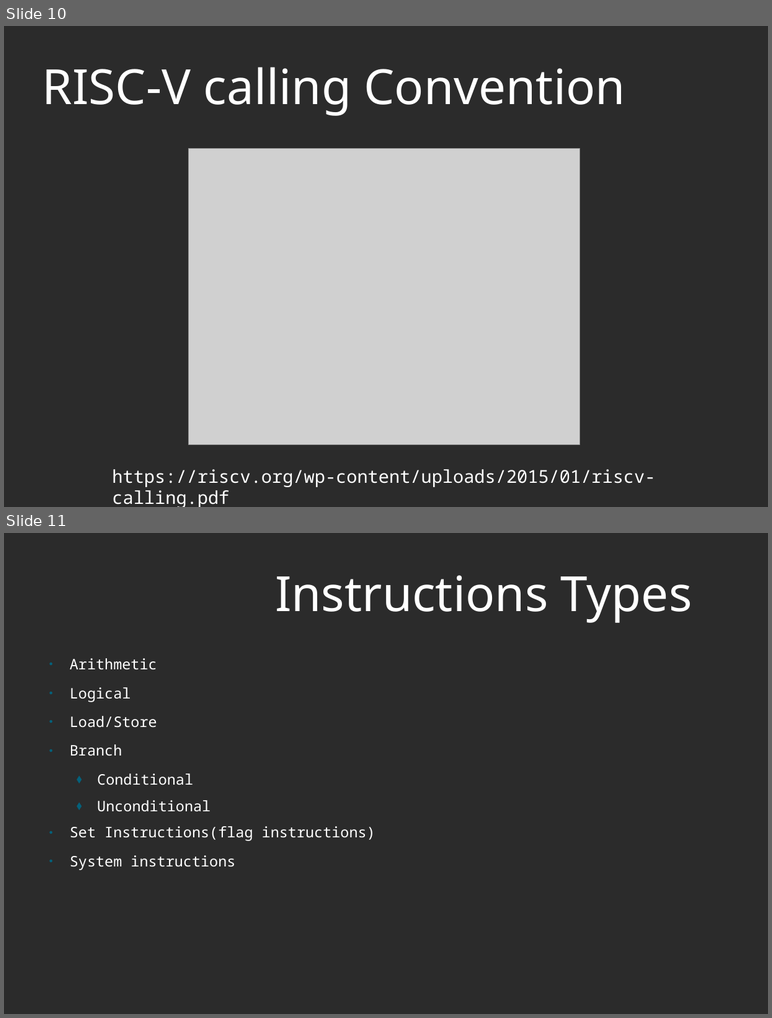
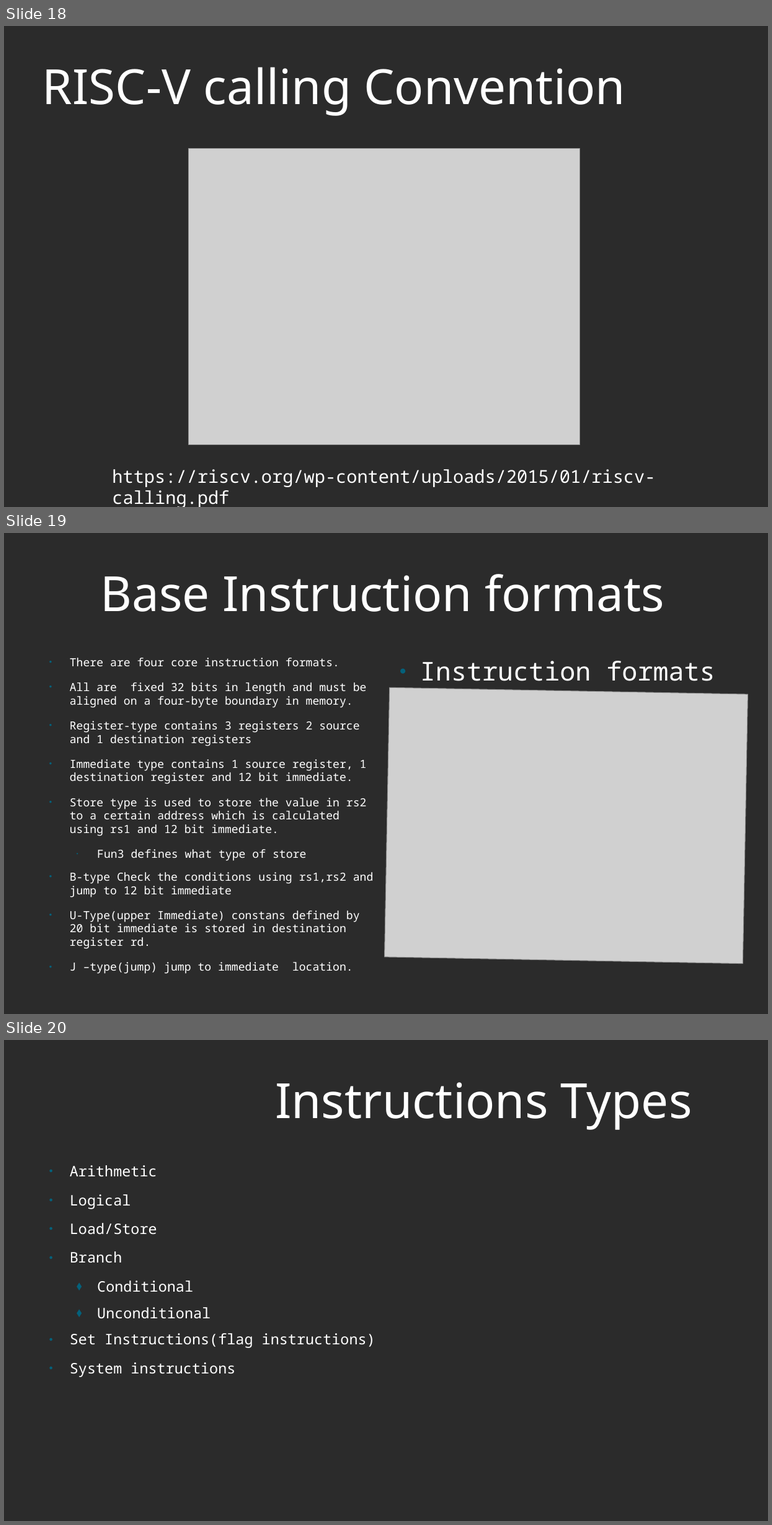
Before and after one commit to murthuja1708/desd_class, a slide deck: RISCV.odp. Shown one above the other, each under a label of ours: slides 10 and 11 before the commit, slides 18, 19 and 20 after it. The pictures are 772x1018 and 772x1525 pixels, drawn with LibreOffice and Linux fonts; fonts in the diff are those of the drawing; grey boxes stand for pictures; background and template pictures are left out; a plain dark background stands for a picture behind light text. Boxes give left, top, right and bottom in pixels: in the first picture for what was removed or moved away, otherwise in the second. Text is boxed around its words. In the diff, an @@ line names an element or a change of style, - is before the commit and + after.

```diff
--- a/RISCV.odp
+++ b/RISCV.odp
@@ slide 19 added at box(4, 533, 768, 1014), background picture (left out) @@
@@ title added at box(100, 574, 664, 612), 60 pt, text #FFFFFF @@
+Base Instruction formats
@@ text added at box(70, 658, 374, 949), 13.9 pt, text #FFFFFF @@
+● There are four core instruction formats.
+● All are fixed 32 bits in length and must be aligned on a four-byte boundary in memory.
+● Register-type contains 3 registers 2 source and 1 destination registers
+● Immediate type contains 1 source register, 1 destination register and 12 bit immediate.
+● Store type is used to store the value in rs2 to a certain address which is calculated using rs1 and 12 bit immediate.
+  • Fun3 defines what type of store
+● B-type Check the conditions using rs1,rs2 and jump to 12 bit immediate
+● U-Type(upper Immediate) constans defined by 20 bit immediate is stored in destination register rd.
+● J –type(jump) jump to immediate location.
@@ text added at box(420, 661, 715, 681), 32 pt, text #FFFFFF @@
+● Instruction formats
@@ picture added at box(385, 687, 748, 964) @@
@@ what was slide 10 is now slide 18 @@
@@ what was slide 11 is now slide 20 @@
```
Also in this commit, not shown: 9 slides changed, 14 other slides added, 3 slides removed, 2 other files.
